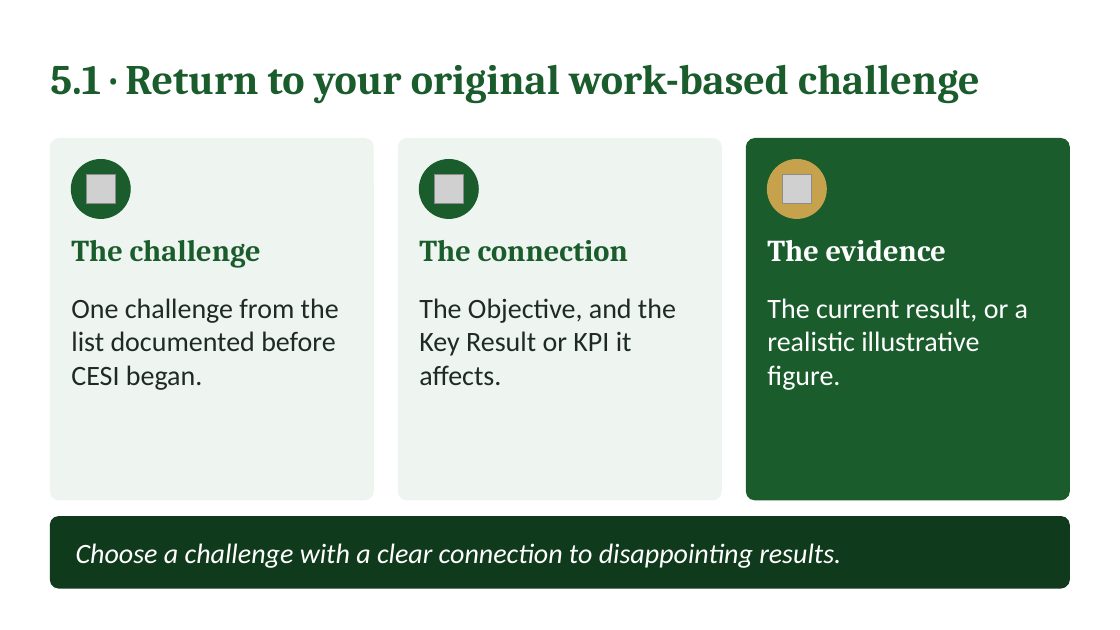
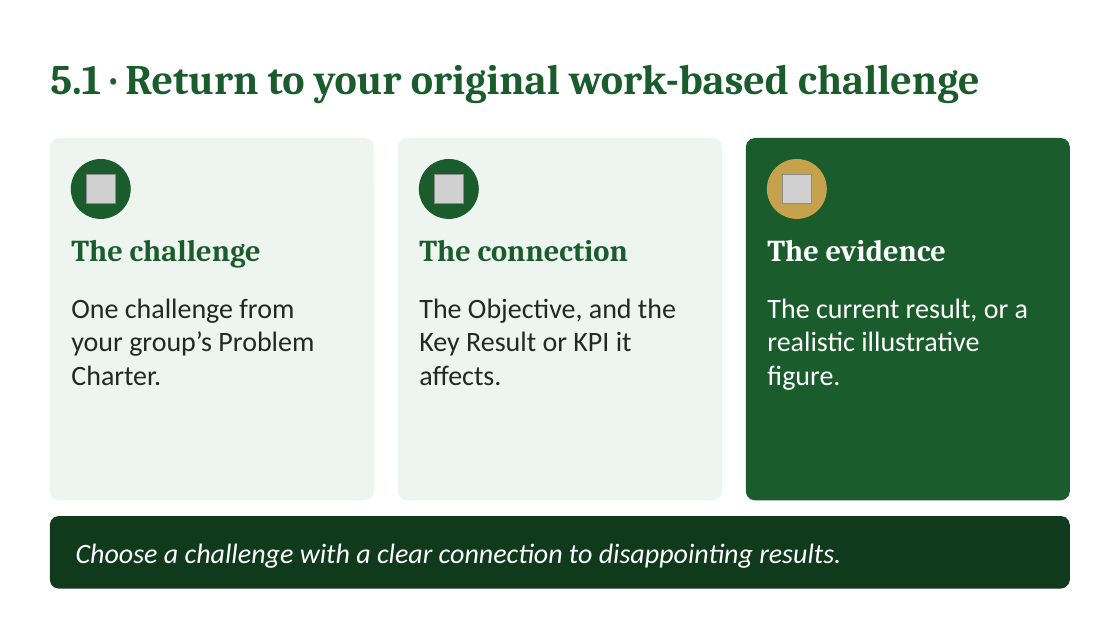
Before and after one commit to IBSL26/ibsl-platform, a slide deck: slide 27 of Unit decks/Unit 09 - Strategic Unclogging.pptx (slide 26 before the commit). Drawn at 1120x630 pixels with LibreOffice and Linux fonts; fonts in the diff are those of the drawing; grey boxes stand for pictures. Boxes give left, top, right and bottom in pixels: in the first picture for what was removed or moved away, otherwise in the second. Text is boxed around its words. In the diff, an @@ line names an element or a change of style, - is before the commit and + after.

```diff
--- a/Unit decks/Unit 09 - Strategic Unclogging.pptx
+++ b/Unit decks/Unit 09 - Strategic Unclogging.pptx
@@ text at [71, 298, 314, 385]: text changed @@
-One challenge from the list documented before CESI began.
+One challenge from your group’s Problem Charter.
```
Also in this commit, not shown: 14 other slides changed, 1 slide added, 12 other files.
